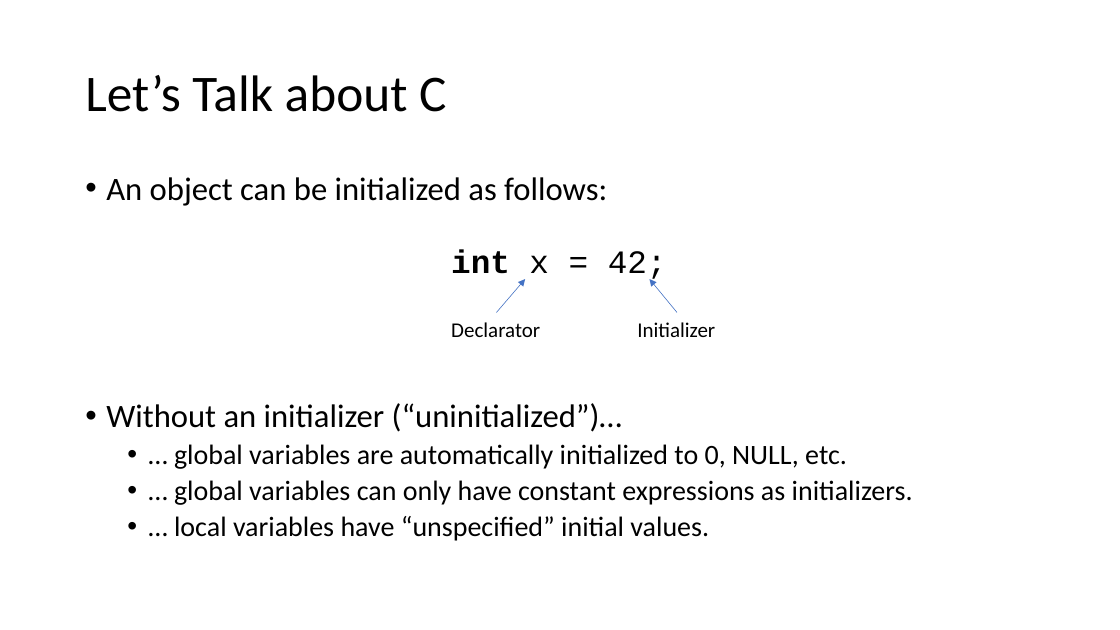
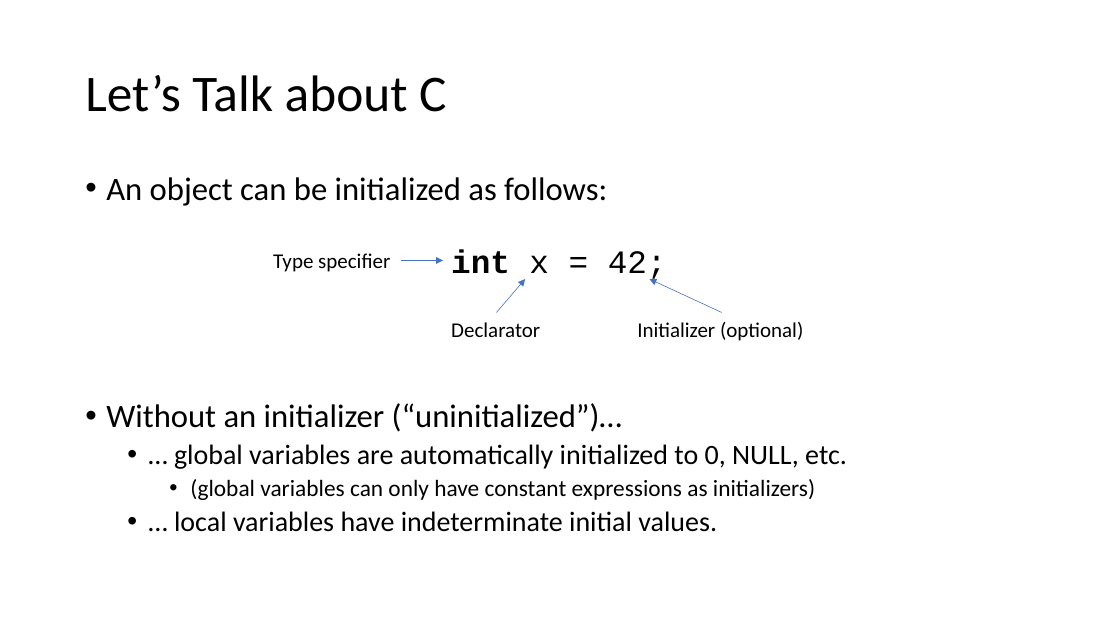
Before and after one commit to pchapin/cpp, a slide deck: slide 2 of Presentations/Initialization.pptx. Drawn at 1120x630 pixels with LibreOffice and Linux fonts; fonts in the diff are those of the drawing. Boxes give left, top, right and bottom in pixels: in the first picture for what was removed or moved away, otherwise in the second. Text is boxed around its words. In the diff, an @@ line names an element or a change of style, - is before the commit and + after.

Commit message:
Updates to the presentations on initialization and type conversions.

```diff
--- a/Presentations/Initialization.pptx
+++ b/Presentations/Initialization.pptx
@@ text added at (x1=273, y1=253, x2=390, y2=272), 18 pt, text #000000 @@
+Type specifier
@@ arrow added from (401, 260) to (443, 260), #4472C4 0.5 pt @@
@@ arrow moved from (677, 313) - (649, 279) to (722, 313) - (649, 279) @@
@@ text at (x1=637, y1=322, x2=803, y2=341): text changed @@
-Initializer
+Initializer (optional)
@@ text at (x1=174, y1=479, x2=815, y2=532): text changed; size 24 to 20 pt @@
-  • … global variables can only have constant expressions as initializers.
-  • … local variables have “unspecified” initial values.
+    • (global variables can only have constant expressions as initializers)
+  • … local variables have indeterminate initial values.
```
Also in this commit, not shown: 6 other slides changed, 1 slide added.
